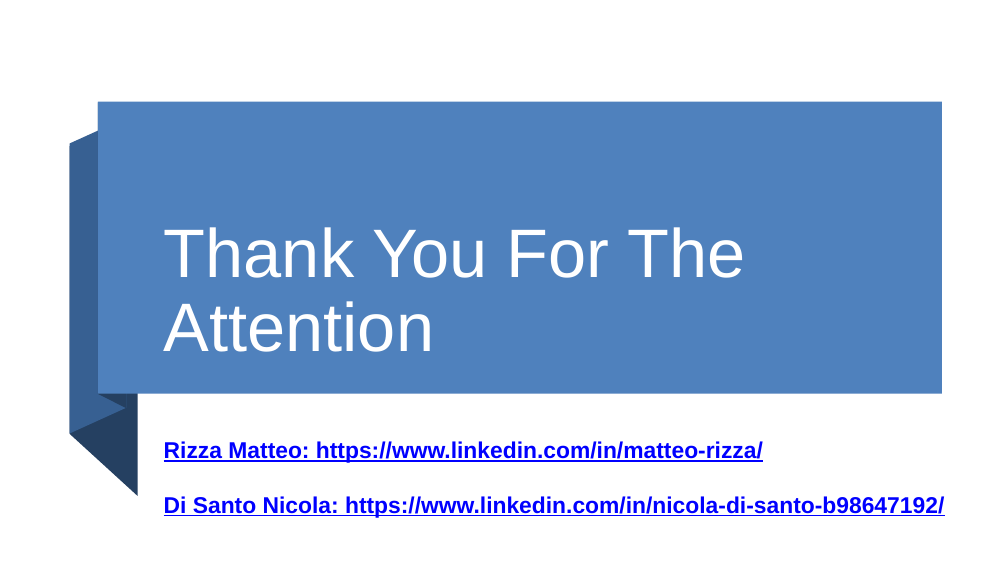
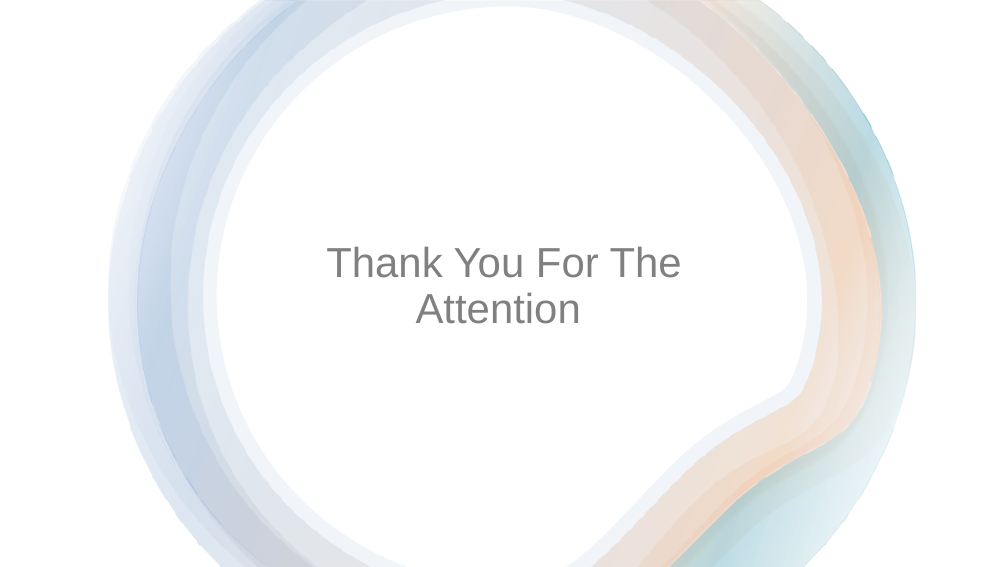
Before and after one commit to nicoDs96/recipes-SE, a slide deck: slide 7 of MACC APP SLIDES/tuna_pres.pptx. Drawn at 1008x567 pixels with LibreOffice and Linux fonts; fonts in the diff are those of the drawing. Boxes give left, top, right and bottom in pixels: in the first picture for what was removed or moved away, otherwise in the second. Text is boxed around its words. In the diff, an @@ line names an element or a change of style, - is before the commit and + after.

```diff
--- a/MACC APP SLIDES/tuna_pres.pptx
+++ b/MACC APP SLIDES/tuna_pres.pptx
@@ rectangle: place and size @@
-rectangle at bbox=[98, 102, 942, 393]
+rectangle at bbox=[0, 0, 1008, 567]
@@ rectangle at bbox=[0, 0, 1008, 567]: fill #4F81BD to #FFFFFF; mirrored @@
@@ group added at bbox=[108, 0, 916, 567]: 7 freeform shapes @@
@@ freeform shape removed at bbox=[70, 118, 126, 434] @@
@@ freeform shape removed at bbox=[98, 102, 126, 409] @@
@@ freeform shape removed at bbox=[70, 146, 137, 497] @@
@@ title "Thank You For The Attention": place and size @@
-title "Thank You For The Attention" at bbox=[164, 227, 745, 352]
+title "Thank You For The Attention" at bbox=[326, 246, 682, 324]
@@ title "Thank You For The Attention" at bbox=[326, 246, 682, 324]: size 54 to 33 pt, text colour #FFFFFF to #808080; alignment left to centre @@
@@ text removed at bbox=[164, 441, 944, 518] @@
-Rizza Matteo: https://www.linkedin.com/in/matteo-rizza/
-Di Santo Nicola: https://www.linkedin.com/in/nicola-di-santo-b98647192/
```
Also in this commit, not shown: 6 other slides changed, 4 other files.
